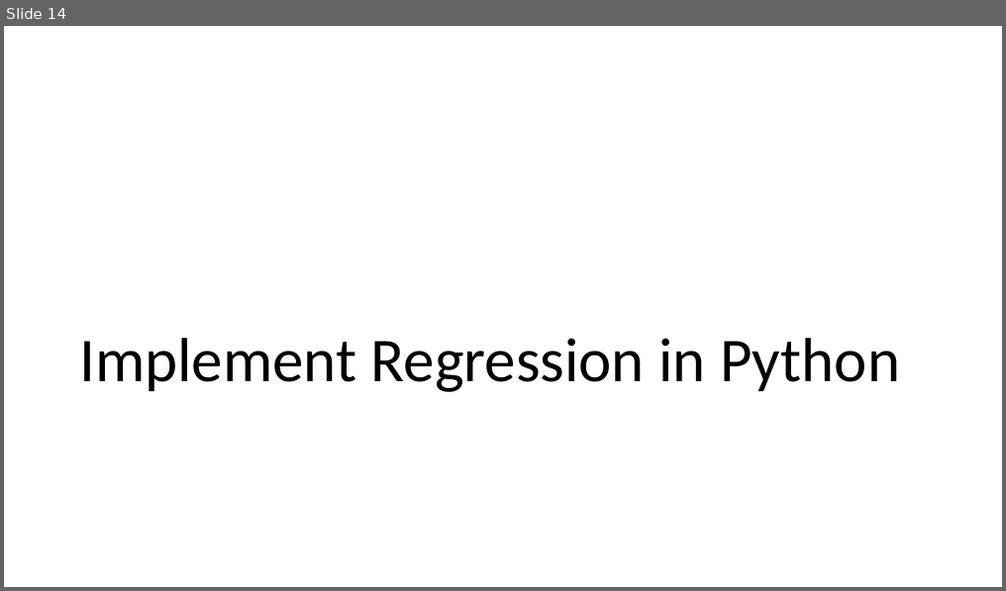
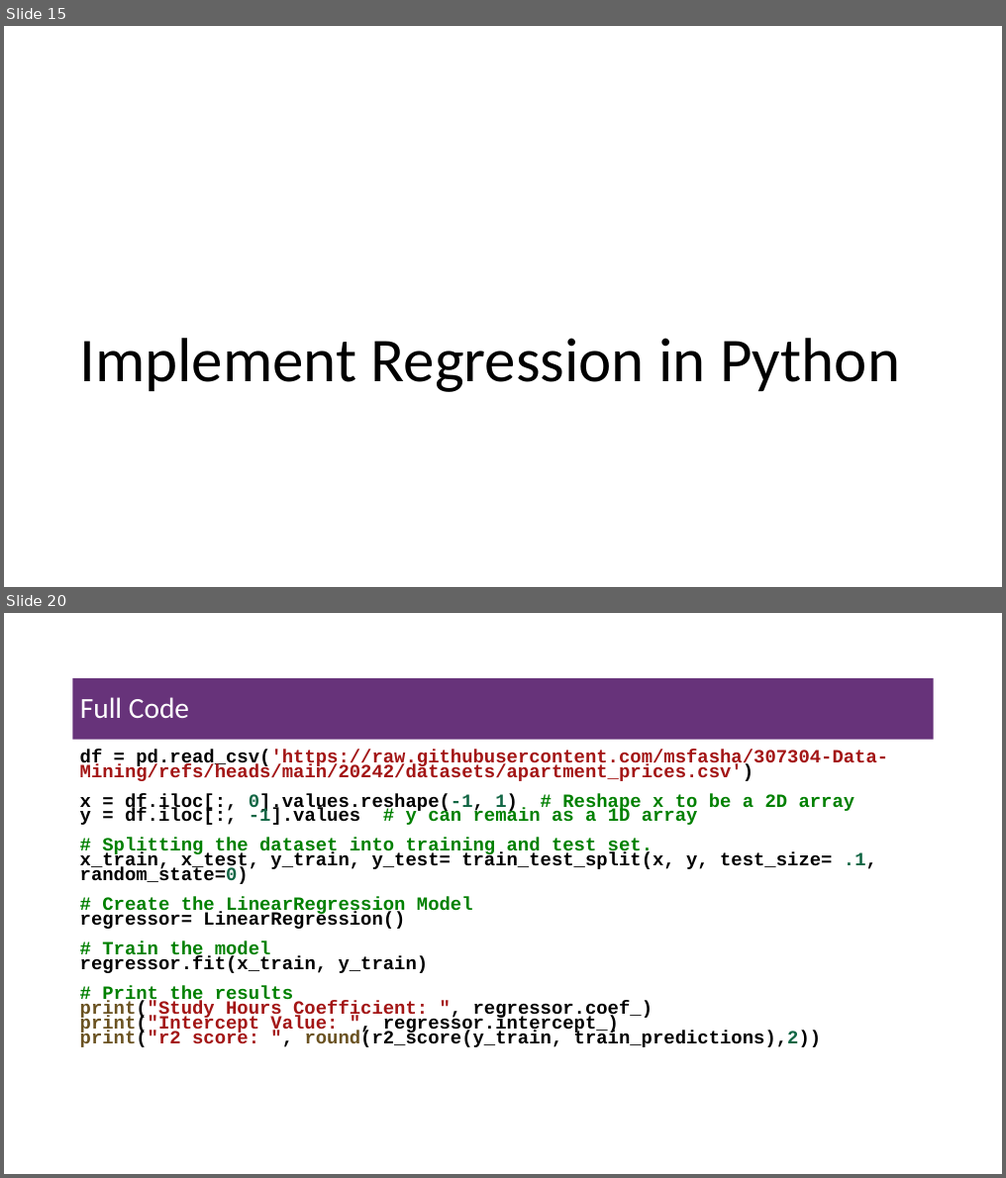
Before and after one commit to msfasha/307304-Data-Mining, a slide deck: 20243/Part 2-Regression/simple linear regression slides.pptx. Shown one above the other, each under a label of ours: slide 14 before the commit, slides 15 and 20 after it; the slides between them are not shown. The pictures are 1006x591 and 1006x1178 pixels, drawn with LibreOffice and Linux fonts; fonts in the diff are those of the drawing; background and template pictures are left out. Boxes give left, top, right and bottom in pixels: in the first picture for what was removed or moved away, otherwise in the second. Text is boxed around its words. In the diff, an @@ line names an element or a change of style, - is before the commit and + after.

Commit message:
modify regression pptx

```diff
--- a/20243/Part 2-Regression/simple linear regression slides.pptx
+++ b/20243/Part 2-Regression/simple linear regression slides.pptx
@@ slide 20 added at [4,613,1002,1174], background #FFFFFF @@
@@ title added at [73,678,934,740], fill #67337A, 28 pt, text #FFFFFF @@
+Full Code
@@ text added at [80,749,888,1048], 18 pt, text #000000, bold @@
+df = pd.read_csv('https://raw.githubusercontent.com/msfasha/307304-Data-Mining/refs/heads/main/20242/datasets/apartment_prices.csv')
+x = df.iloc[:, 0].values.reshape(-1, 1) # Reshape x to be a 2D array
+y = df.iloc[:, -1].values # y can remain as a 1D array
+# Splitting the dataset into training and test set.
+x_train, x_test, y_train, y_test= train_test_split(x, y, test_size= .1, random_state=0)
+# Create the LinearRegression Model
+regressor= LinearRegression()
+# Train the model
+regressor.fit(x_train, y_train)
+# Print the results
+print("Study Hours Coefficient: ", regressor.coef_)
+print("Intercept Value: ", regressor.intercept_)
+print("r2 score: ", round(r2_score(y_train, train_predictions),2))
@@ what was slide 14 is now slide 15 @@
```
Also in this commit, not shown: 7 slides changed, 3 other slides added, 1 slide removed.
